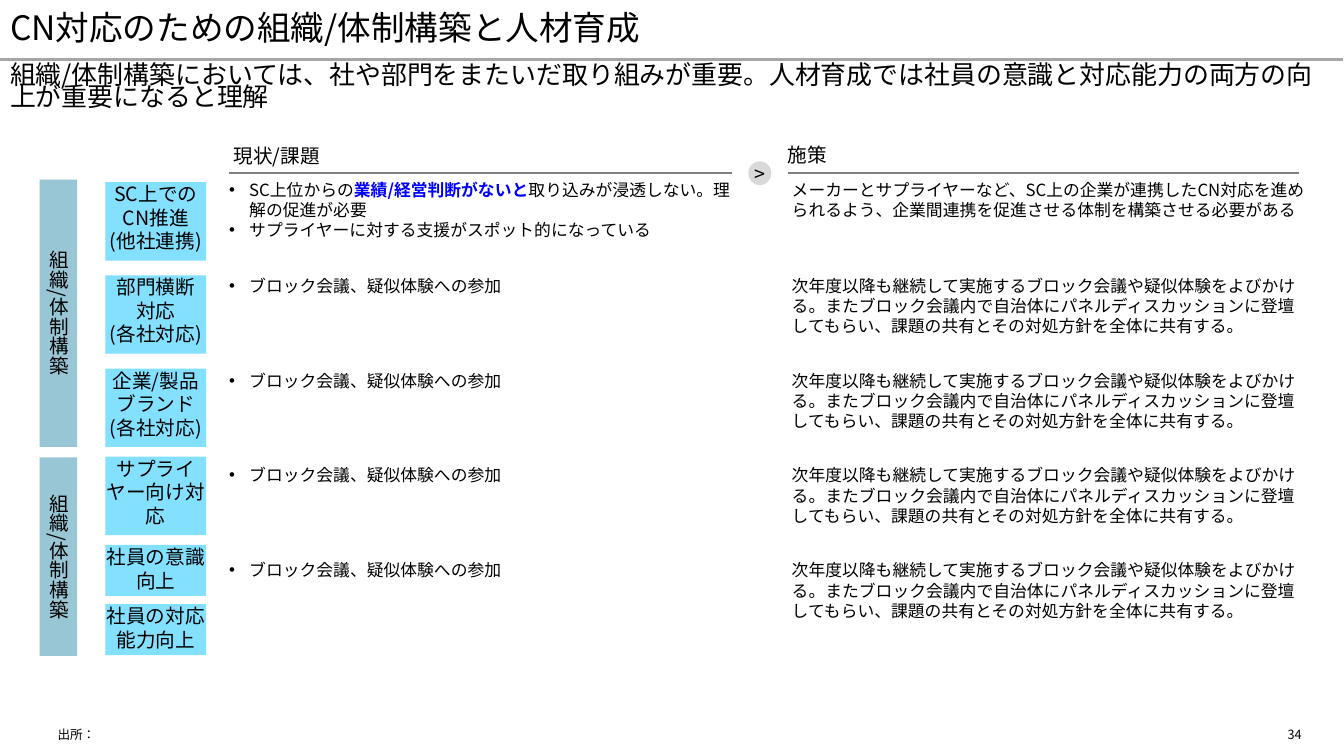
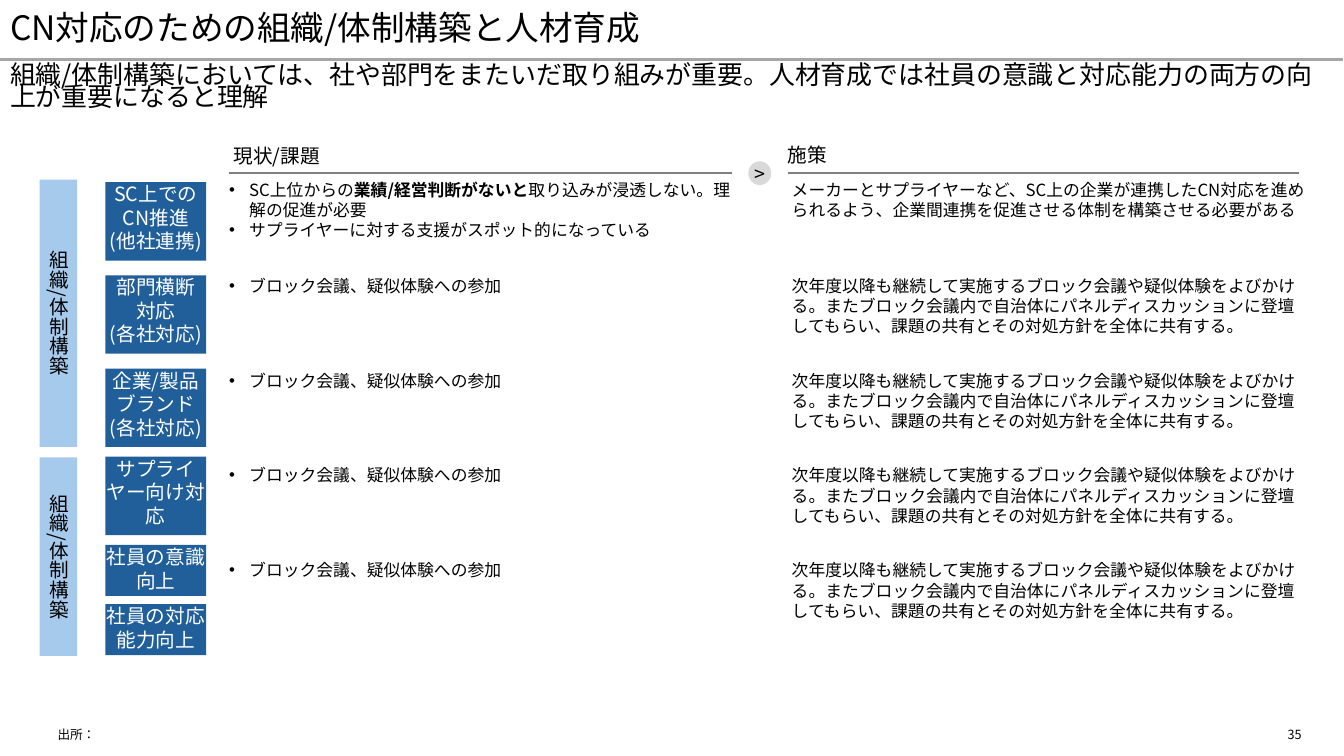
Before and after one commit to yuzucha16/dotfiles, a slide deck: slide 35 of office/Blank.potx (slide 34 before the commit). Drawn at 1344x756 pixels with LibreOffice and Linux fonts; fonts in the diff are those of the drawing. Boxes give left, top, right and bottom in pixels: in the first picture for what was removed or moved away, otherwise in the second. Text is boxed around its words. In the diff, an @@ line names an element or a change of style, - is before the commit and + after.

```diff
--- a/office/Blank.potx
+++ b/office/Blank.potx
@@ rectangle "組織/体制構築" at [39,179,77,447]: fill #007096 at 40% opacity to #A6CAEC @@
@@ text at [249,181,730,218]: text colour #0000FF to #000000 in "SC上位からの業績/経営判断がないと取り込みが浸透しない。理解の促進が必要" @@
@@ rectangle "組織/体制構築" at [39,458,77,656]: fill #007096 at 40% opacity to #A6CAEC @@
@@ text colour #000000 to #FFFFFF; fill #83E0FF to #215F9A in 6 elements at [106,182,207,261], [106,275,207,354], [106,369,207,448], [106,457,207,535], [106,545,207,597], [106,604,207,655] @@
@@ page number at [1288,729,1302,739]: text changed @@
-34
+35
```
Also in this commit, not shown: 33 other slides changed, 1 slide added.
